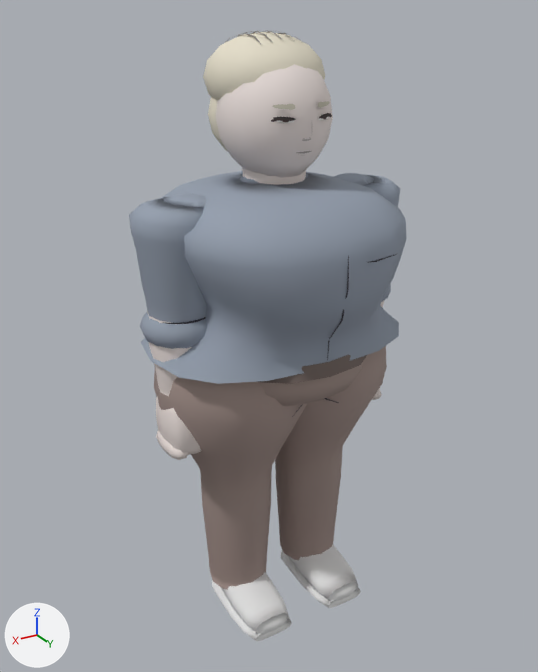
The glTF model assets/models/vasily_a.glb as it was, and as the next commit left it.
The view is the same before and after, from a 50 mm camera at (1.207, 1.979, 1.975) aimed at (0.008, -0.018, 0.976). Every picture has the same lights, and +X, +Y and +Z are marked at lower left. The picture after the commit comes second. Vertices at exactly the same position are counted once.

The first picture shows 'Body'.
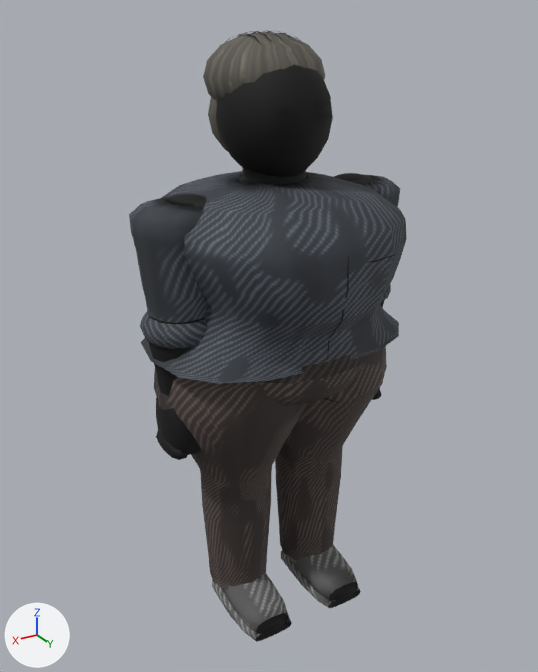
Scene script edits in JSON lines:
```json
{"op": "add", "block": "img_albedo", "code": ["img_albedo = load_image('_albedo', '_unpacked/_albedo', 512, 512, 'sRGB')"]}
{"op": "add", "block": "mat_material_0", "code": "n3 = _N.new('ShaderNodeMix'); n3.name = 'Mix'"}
{"op": "add", "block": "mat_material_0", "code": "n3.data_type = 'RGBA'"}
{"op": "add", "block": "mat_material_0", "code": "n3.blend_type = 'MULTIPLY'"}
{"op": "add", "block": "mat_material_0", "code": "n3.inputs[0].default_value = 1.0  # 'Factor'"}
{"op": "add", "block": "mat_material_0", "code": "n4 = _N.new('ShaderNodeTexImage'); n4.name = 'Image Texture'"}
{"op": "add", "block": "mat_material_0", "code": "n4.image = img_albedo"}
{"block": "mat_material_0", "where": "n2 = _N.new('ShaderNodeVertexColor'); n2.name = 'Color Attribute'"}
{"block": "mat_material_0", "where": "n0 = _N.new('ShaderNodeBsdfPrincipled'); n0.name = 'Principled BSDF'"}
{"op": "remove", "block": "mat_material_0", "code": "_L.new(n2.outputs[0], n0.inputs[0])  # 'Color' to 'Base Color'"}
{"op": "add", "block": "mat_material_0", "code": "_L.new(n3.outputs[2], n0.inputs[0])  # 'Result' to 'Base Color'"}
{"op": "add", "block": "mat_material_0", "code": "_L.new(n2.outputs[0], n3.inputs[7])  # 'Color' to 'B'"}
{"op": "add", "block": "mat_material_0", "code": "_L.new(n4.outputs[0], n3.inputs[6])  # 'Color' to 'A'"}
{"block": "me_mesh_0", "where": "me_mesh_0.from_pydata(...)  # 3870 vertices, 6988 faces; spans x -0.47..0.47, y -0.4..0.4, z -0.04..1.94"}
{"block": "me_mesh_0", "where": "# used by ob_body; location = (0.0, 0.0, 0.0)"}
{"block": "me_mesh_0", "change": "me_mesh_0 part 1: texture (UV) coordinates changed"}
```

Where the change shows, as pixel boxes (x1, y1, x2, y2) in the pictures (538 x 672 px):
```json
{"object": "Body", "change": "surface changed", "before": [129, 30, 407, 642], "after": [129, 30, 407, 642], "on screen": "darker"}
```
